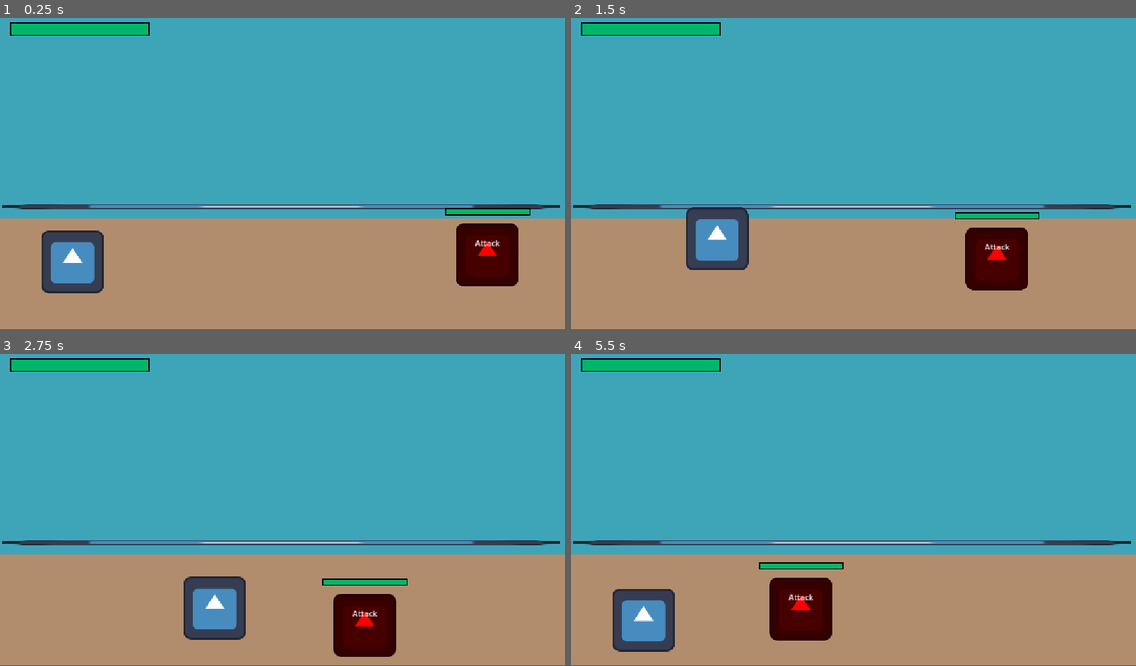
Above: before the commit, frames 1-4 (two rows, left to right).
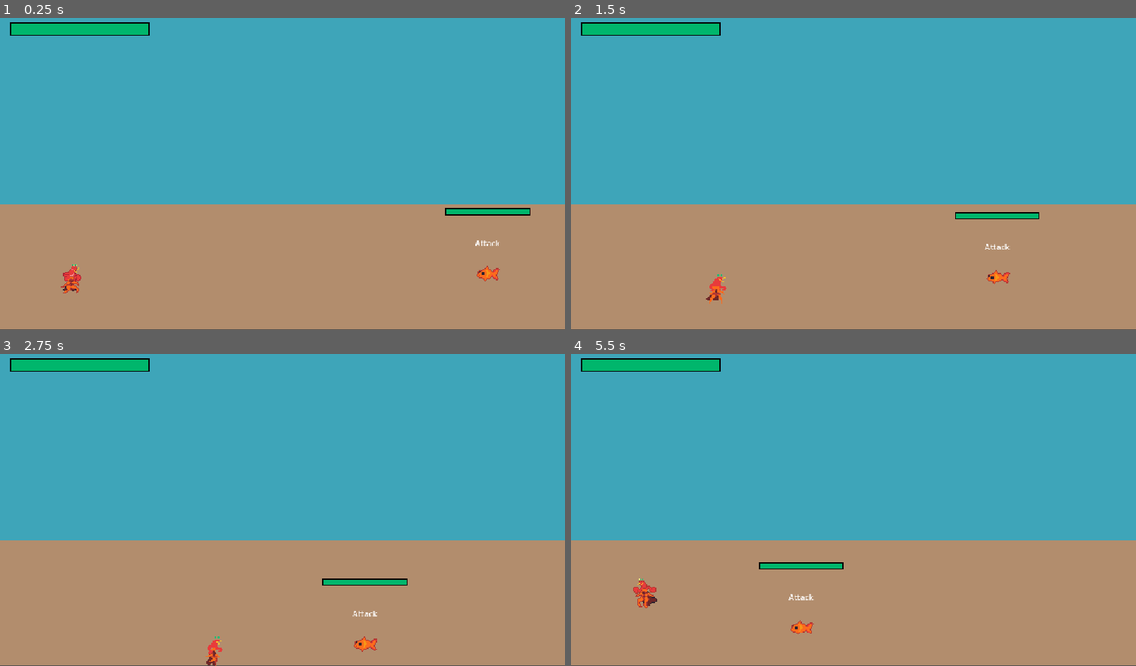
Above: after the commit, the same moments.

Repository: zhang-edward/shrimp-beat-em-up
Game: Godot game, scene res://scenes/Game.tscn
The game is run twice, just before and just after one commit, with the same random seed, the same clock (stepped at 60 frames per second) and the same inputs. The engine's default icon, where the game draws it, is replaced by a stand-in: a white triangle on a blue panel in a dark square.
Inputs:
- Up to frame 1 (0.25 s): no input
- Up to frame 2 (1.5 s): hold Right (move_right) 0.53-1.28 s; tap Space (jump) at 0.6, 0.77, 1.07 s; hold Down (move_down) from 1.28 s (still down); tap F (attack) at 1.35 s
- Up to frame 3 (2.75 s): tap Space (jump) at 1.52, 1.55, 1.82, 2.1 s; release Down (move_down) at 2.03 s; hold Right (move_right) from 2.03 s (still down)
- Up to frame 4 (5.5 s): release Right (move_right) at 2.78 s; hold Up (move_up) 2.78-3.53 s; tap F (attack) at 2.85, 4.35 s; tap Space (jump) at 3.02, 3.05, 3.32, 3.6, 3.77, 4.07, 4.52, 4.55, 4.82, 5.1 s; hold Left (move_left) 3.53-5.03 s; hold Down (move_down) from 5.03 s (still down)

The runs differ from the first frame. In frame 1, 8.5% of the frame differs, in the area x 0-100%, y 59-89%; in frame 2, 8.4%; in frame 3, 9.1%, in the area x 0-100%, y 59-100%; in frame 4, 9.0%.

Commit message:
Add sprites / animations

Diff:
--- a/prefab/Enemy.tscn
+++ b/prefab/Enemy.tscn
@@ -2,18 +2,55 @@
 
 [ext_resource type="Script" uid="uid://pyemjxradddg" path="res://scripts/Enemy.gd" id="1_f08wl"]
 [ext_resource type="Script" uid="uid://bge0hmqmafyrt" path="res://scripts/fsm/StateMachine.gd" id="2_e3gy8"]
-[ext_resource type="Texture2D" uid="uid://dmlqvg0yr7q4o" path="res://icon.svg" id="2_mx2wg"]
 [ext_resource type="Script" uid="uid://bpe5ra7nyt4xn" path="res://scripts/states/AttackState.gd" id="3_mx2wg"]
 [ext_resource type="Script" uid="uid://duq3i13njmcii" path="res://scripts/states/WanderState.gd" id="4_7mgug"]
+[ext_resource type="Texture2D" uid="uid://mlbn5bvn88iy" path="res://sprites/fish_enemy_1.png" id="4_n3fxy"]
 [ext_resource type="Script" uid="uid://csf7xaemitdcb" path="res://prefab/Hurtbox.gd" id="5_2y5xi"]
 [ext_resource type="Script" uid="uid://do8t1vj4ygsrh" path="res://scripts/fsm/DebugStateMachineLabel.gd" id="5_y7302"]
 [ext_resource type="StyleBox" uid="uid://tu5xpycc3rfh" path="res://prefab/styles/healthbar_bg.tres" id="7_jca2b"]
 [ext_resource type="StyleBox" uid="uid://bpb3vlcuriyr1" path="res://prefab/styles/healthbar_fill.tres" id="8_2y5xi"]
 
+[sub_resource type="AtlasTexture" id="AtlasTexture_y16dy"]
+atlas = ExtResource("4_n3fxy")
+region = Rect2(0, 0, 32, 32)
+
+[sub_resource type="AtlasTexture" id="AtlasTexture_kkroo"]
+atlas = ExtResource("4_n3fxy")
+region = Rect2(32, 0, 32, 32)
+
+[sub_resource type="AtlasTexture" id="AtlasTexture_rh63n"]
+atlas = ExtResource("4_n3fxy")
+region = Rect2(64, 0, 32, 32)
+
+[sub_resource type="AtlasTexture" id="AtlasTexture_jp6k6"]
+atlas = ExtResource("4_n3fxy")
+region = Rect2(96, 0, 32, 32)
+
+[sub_resource type="SpriteFrames" id="SpriteFrames_mod73"]
+animations = [{
+"frames": [{
+"duration": 1.0,
+"texture": SubResource("AtlasTexture_y16dy")
+}, {
+"duration": 1.0,
+"texture": SubResource("AtlasTexture_kkroo")
+}, {
+"duration": 1.0,
+"texture": SubResource("AtlasTexture_rh63n")
+}, {
+"duration": 1.0,
+"texture": SubResource("AtlasTexture_jp6k6")
+}],
+"loop": 1,
+"name": &"default",
+"speed": 5.0
+}]
+
 [sub_resource type="RectangleShape2D" id="RectangleShape2D_jca2b"]
-size = Vector2(118, 121)
+size = Vector2(20, 13)
 
 [sub_resource type="CircleShape2D" id="CircleShape2D_jca2b"]
+radius = 4.1231055
 
 [node name="Enemy" type="CharacterBody2D" unique_id=1600955621]
 collision_layer = 0
@@ -36,20 +73,20 @@
 value = 50.0
 show_percentage = false
 
-[node name="Sprite2D" type="Sprite2D" parent="." unique_id=172443480]
-self_modulate = Color(1, 0, 0, 1)
-position = Vector2(0, -63)
-texture = ExtResource("2_mx2wg")
+[node name="AnimatedSprite2D" type="AnimatedSprite2D" parent="." unique_id=847188949]
+scale = Vector2(2, 2)
+sprite_frames = SubResource("SpriteFrames_mod73")
+offset = Vector2(0, -12)
 
-[node name="HurtBox" type="Area2D" parent="Sprite2D" unique_id=1798380912 node_paths=PackedStringArray("parent")]
-position = Vector2(0, 64)
+[node name="HurtBox" type="Area2D" parent="AnimatedSprite2D" unique_id=1798380912 node_paths=PackedStringArray("parent")]
+position = Vector2(0, 5)
 collision_layer = 4
 collision_mask = 4
 script = ExtResource("5_2y5xi")
 parent = NodePath("../..")
 
-[node name="CollisionShape2D" type="CollisionShape2D" parent="Sprite2D/HurtBox" unique_id=908512090]
-position = Vector2(0, -61.5)
+[node name="CollisionShape2D" type="CollisionShape2D" parent="AnimatedSprite2D/HurtBox" unique_id=908512090]
+position = Vector2(0, -17.5)
 shape = SubResource("RectangleShape2D_jca2b")
 debug_color = Color(0.7967164, 0.42138872, 0.12490418, 0.41960785)
 
@@ -82,5 +119,5 @@
 state_machine = NodePath("../StateMachine")
 
 [node name="CollisionShape2D" type="CollisionShape2D" parent="." unique_id=600665596]
-position = Vector2(0, 1)
+position = Vector2(0, -1)
 shape = SubResource("CircleShape2D_jca2b")
--- a/prefab/Player.tscn
+++ b/prefab/Player.tscn
@@ -1,36 +1,137 @@
 [gd_scene format=3 uid="uid://cyj1qui0kg5gk"]
 
 [ext_resource type="Script" uid="uid://yf1p7bejodo2" path="res://scripts/Player.gd" id="1_00yv1"]
-[ext_resource type="Texture2D" uid="uid://dmlqvg0yr7q4o" path="res://icon.svg" id="2_2plk2"]
+[ext_resource type="Texture2D" uid="uid://cgn8m5nc1o08m" path="res://sprites/shrimp.png" id="2_poo86"]
 [ext_resource type="Script" uid="uid://csf7xaemitdcb" path="res://prefab/Hurtbox.gd" id="3_poo86"]
 
+[sub_resource type="AtlasTexture" id="AtlasTexture_fetod"]
+atlas = ExtResource("2_poo86")
+region = Rect2(0, 0, 48, 48)
+
+[sub_resource type="AtlasTexture" id="AtlasTexture_qv7ja"]
+atlas = ExtResource("2_poo86")
+region = Rect2(48, 0, 48, 48)
+
+[sub_resource type="AtlasTexture" id="AtlasTexture_vga1c"]
+atlas = ExtResource("2_poo86")
+region = Rect2(96, 0, 48, 48)
+
+[sub_resource type="AtlasTexture" id="AtlasTexture_dbxf5"]
+atlas = ExtResource("2_poo86")
+region = Rect2(144, 0, 48, 48)
+
+[sub_resource type="AtlasTexture" id="AtlasTexture_m05ay"]
+atlas = ExtResource("2_poo86")
+region = Rect2(288, 0, 48, 48)
+
+[sub_resource type="AtlasTexture" id="AtlasTexture_tx0ux"]
+atlas = ExtResource("2_poo86")
+region = Rect2(192, 0, 48, 48)
+
+[sub_resource type="AtlasTexture" id="AtlasTexture_74yla"]
+atlas = ExtResource("2_poo86")
+region = Rect2(240, 0, 48, 48)
+
+[sub_resource type="AtlasTexture" id="AtlasTexture_poo86"]
+atlas = ExtResource("2_poo86")
+region = Rect2(336, 0, 48, 48)
+
+[sub_resource type="AtlasTexture" id="AtlasTexture_msqmi"]
+atlas = ExtResource("2_poo86")
+region = Rect2(384, 0, 48, 48)
+
+[sub_resource type="AtlasTexture" id="AtlasTexture_238m6"]
+atlas = ExtResource("2_poo86")
+region = Rect2(432, 0, 48, 48)
+
+[sub_resource type="AtlasTexture" id="AtlasTexture_l5s2s"]
+atlas = ExtResource("2_poo86")
+region = Rect2(480, 0, 48, 48)
+
+[sub_resource type="SpriteFrames" id="SpriteFrames_mod73"]
+animations = [{
+"frames": [{
+"duration": 1.0,
+"texture": SubResource("AtlasTexture_fetod")
+}, {
+"duration": 1.0,
+"texture": SubResource("AtlasTexture_qv7ja")
+}, {
+"duration": 1.0,
+"texture": SubResource("AtlasTexture_vga1c")
+}, {
+"duration": 1.0,
+"texture": SubResource("AtlasTexture_dbxf5")
+}],
+"loop": 1,
+"name": &"default",
+"speed": 5.0
+}, {
+"frames": [{
+"duration": 1.0,
+"texture": SubResource("AtlasTexture_m05ay")
+}],
+"loop": 1,
+"name": &"fall",
+"speed": 5.0
+}, {
+"frames": [{
+"duration": 1.0,
+"texture": SubResource("AtlasTexture_tx0ux")
+}, {
+"duration": 1.0,
+"texture": SubResource("AtlasTexture_74yla")
+}],
+"loop": 2,
+"name": &"jump",
+"speed": 5.0
+}, {
+"frames": [{
+"duration": 1.0,
+"texture": SubResource("AtlasTexture_poo86")
+}, {
+"duration": 1.0,
+"texture": SubResource("AtlasTexture_msqmi")
+}, {
+"duration": 1.0,
+"texture": SubResource("AtlasTexture_238m6")
+}, {
+"duration": 1.0,
+"texture": SubResource("AtlasTexture_l5s2s")
+}],
+"loop": 1,
+"name": &"move",
+"speed": 5.0
+}]
+
 [sub_resource type="RectangleShape2D" id="RectangleShape2D_da51w"]
-size = Vector2(118, 121)
+size = Vector2(14, 25)
 
 [sub_resource type="CircleShape2D" id="CircleShape2D_mod73"]
-radius = 18.248287
+radius = 6.0
 
 [node name="Player" type="CharacterBody2D" unique_id=2117824229]
 collision_layer = 0
 collision_mask = 2
 script = ExtResource("1_00yv1")
 
-[node name="Sprite2D" type="Sprite2D" parent="." unique_id=2128394771]
-texture = ExtResource("2_2plk2")
-offset = Vector2(0, -64)
+[node name="AnimatedSprite2D" type="AnimatedSprite2D" parent="." unique_id=1104767220]
+scale = Vector2(2, 2)
+sprite_frames = SubResource("SpriteFrames_mod73")
+animation = &"fall"
+offset = Vector2(0, -17.36)
 
-[node name="HurtBox" type="Area2D" parent="Sprite2D" unique_id=669237323 node_paths=PackedStringArray("parent")]
-position = Vector2(0, -2)
+[node name="HurtBox" type="Area2D" parent="AnimatedSprite2D" unique_id=669237323 node_paths=PackedStringArray("parent")]
 collision_layer = 4
 collision_mask = 4
 script = ExtResource("3_poo86")
 parent = NodePath("../..")
 
-[node name="CollisionShape2D" type="CollisionShape2D" parent="Sprite2D/HurtBox" unique_id=960240553]
-position = Vector2(0, -61.5)
+[node name="CollisionShape2D" type="CollisionShape2D" parent="AnimatedSprite2D/HurtBox" unique_id=960240553]
+position = Vector2(0, -13.5)
 shape = SubResource("RectangleShape2D_da51w")
 debug_color = Color(0.7967164, 0.42138872, 0.12490418, 0.41960785)
 
 [node name="CollisionShape2D" type="CollisionShape2D" parent="." unique_id=1225749893]
-position = Vector2(0, -7)
+position = Vector2(0, -3)
 shape = SubResource("CircleShape2D_mod73")
--- a/project.godot
+++ b/project.godot
@@ -69,4 +69,5 @@
 
 [rendering]
 
+textures/canvas_textures/default_texture_filter=0
 rendering_device/driver.windows="d3d12"
--- a/scenes/Game.tscn
+++ b/scenes/Game.tscn
@@ -1,7 +1,6 @@
 [gd_scene format=3 uid="uid://cvy141mpsnbpc"]
 
 [ext_resource type="Script" uid="uid://bq5fj1twsn5vc" path="res://scripts/Game.gd" id="1_ibkli"]
-[ext_resource type="PackedScene" uid="uid://u157y7k8bimf" path="res://prefab/Ground.tscn" id="2_cpr0p"]
 [ext_resource type="StyleBox" uid="uid://tu5xpycc3rfh" path="res://prefab/styles/healthbar_bg.tres" id="2_kiw3p"]
 [ext_resource type="PackedScene" uid="uid://cyj1qui0kg5gk" path="res://prefab/Player.tscn" id="2_qbsmt"]
 [ext_resource type="StyleBox" uid="uid://bpb3vlcuriyr1" path="res://prefab/styles/healthbar_fill.tres" id="3_400sg"]
@@ -13,6 +12,14 @@
 
 [node name="Game" type="Node2D" unique_id=67653856]
 script = ExtResource("1_ibkli")
+
+[node name="StaticBody2D" type="StaticBody2D" parent="." unique_id=432593465]
+collision_layer = 2
+collision_mask = 3
+
+[node name="CollisionShape2D" type="CollisionShape2D" parent="StaticBody2D" unique_id=1428512183]
+position = Vector2(0, -129.5)
+shape = SubResource("RectangleShape2D_mod73")
 
 [node name="CanvasLayer" type="CanvasLayer" parent="." unique_id=1452419952]
 
@@ -38,17 +45,14 @@
 
 [node name="Ground2" type="ColorRect" parent="BG" unique_id=1821130166]
 offset_left = -576.0
-offset_top = 97.0
+offset_top = 68.0
 offset_right = 575.0
 offset_bottom = 321.0
 color = Color(0.7, 0.5544, 0.42700002, 1)
 
-[node name="Ground" parent="." unique_id=1608475129 instance=ExtResource("2_cpr0p")]
-
-[node name="Player" parent="." unique_id=1699568361 node_paths=PackedStringArray("healthbar", "ground_ref") instance=ExtResource("2_qbsmt")]
+[node name="Player" parent="." unique_id=1699568361 node_paths=PackedStringArray("healthbar") instance=ExtResource("2_qbsmt")]
 position = Vector2(-428, 249)
 healthbar = NodePath("../CanvasLayer/Healthbar")
-ground_ref = NodePath("../Ground")
 
 [node name="Enemy" parent="." unique_id=1600955621 node_paths=PackedStringArray("playerRef") instance=ExtResource("4_78awf")]
 position = Vector2(441, 234)
@@ -60,11 +64,3 @@
 
 [node name="EnemyManager" type="Node2D" parent="." unique_id=908296068]
 script = ExtResource("5_s0nni")
-
-[node name="StaticBody2D" type="StaticBody2D" parent="." unique_id=432593465]
-collision_layer = 2
-collision_mask = 3
-
-[node name="CollisionShape2D" type="CollisionShape2D" parent="StaticBody2D" unique_id=1428512183]
-position = Vector2(0, -129.5)
-shape = SubResource("RectangleShape2D_mod73")
--- a/scripts/Enemy.gd
+++ b/scripts/Enemy.gd
@@ -3,7 +3,7 @@
 
 @export var move_speed := 100.0
 @export var playerRef: Player
-@onready var sprite = $Sprite2D
+@onready var sprite: AnimatedSprite2D = $AnimatedSprite2D
 @onready var healthbar: ProgressBar = $Healthbar
 
 var gravity = ProjectSettings.get_setting("physics/2d/default_gravity")
--- a/scripts/Player.gd
+++ b/scripts/Player.gd
@@ -2,10 +2,10 @@
 extends CharacterBody2D
 
 var speed = 200.0
-const JUMP_VELOCITY = 500
+const JUMP_VELOCITY = 400
 var is_jumping = false
 
-@onready var sprite = $Sprite2D
+@onready var sprite: AnimatedSprite2D = $AnimatedSprite2D
 
 @export var healthbar: ProgressBar
 # @export var ground_ref: Ground
@@ -16,6 +16,7 @@
 var z = 0.0 # altitude
 
 func _ready() -> void:
+	sprite.play("default")
 	pass
 
 func _process(delta: float) -> void:
@@ -24,6 +25,17 @@
 		add_child(hitbox)
 		var hitbox_offset = Vector2(-50, 0) if sprite.flip_h else Vector2(50, 0)
 		hitbox.init(hitbox_offset, Vector2(64, 64), 0.25, Hitbox.CollideableTypes.Enemy, 10)
+
+	# animation
+	if z < 0:
+		if z_velocity < 0:
+			sprite.play("jump")
+		else:
+			sprite.play("fall")
+	elif velocity.length() > 0:
+		sprite.play("move")
+	else:
+		sprite.play("default")
 
 func _physics_process(delta: float) -> void:
 	var direction_x = Input.get_axis("move_left", "move_right")
@@ -47,7 +59,6 @@
 	z += z_velocity * delta
 	velocity = MovementUtils.scale_velocity(velocity)
 	sprite.position.y = z
-	print(z)
 	move_and_slide()
 
 func damage(amount: int):
Binary file added: sprites/crab_enemy_1.aseprite
Binary file added: sprites/fish_enemy_1.aseprite
Binary file added: sprites/fish_enemy_1.png
Not shown, added: sprites/fish_enemy_1.png.import
Binary file added: sprites/shrimp.aseprite
Binary file added: sprites/shrimp.png
Not shown, added: sprites/shrimp.png.import
Binary file added: sprites/snail_enemy_1.aseprite
